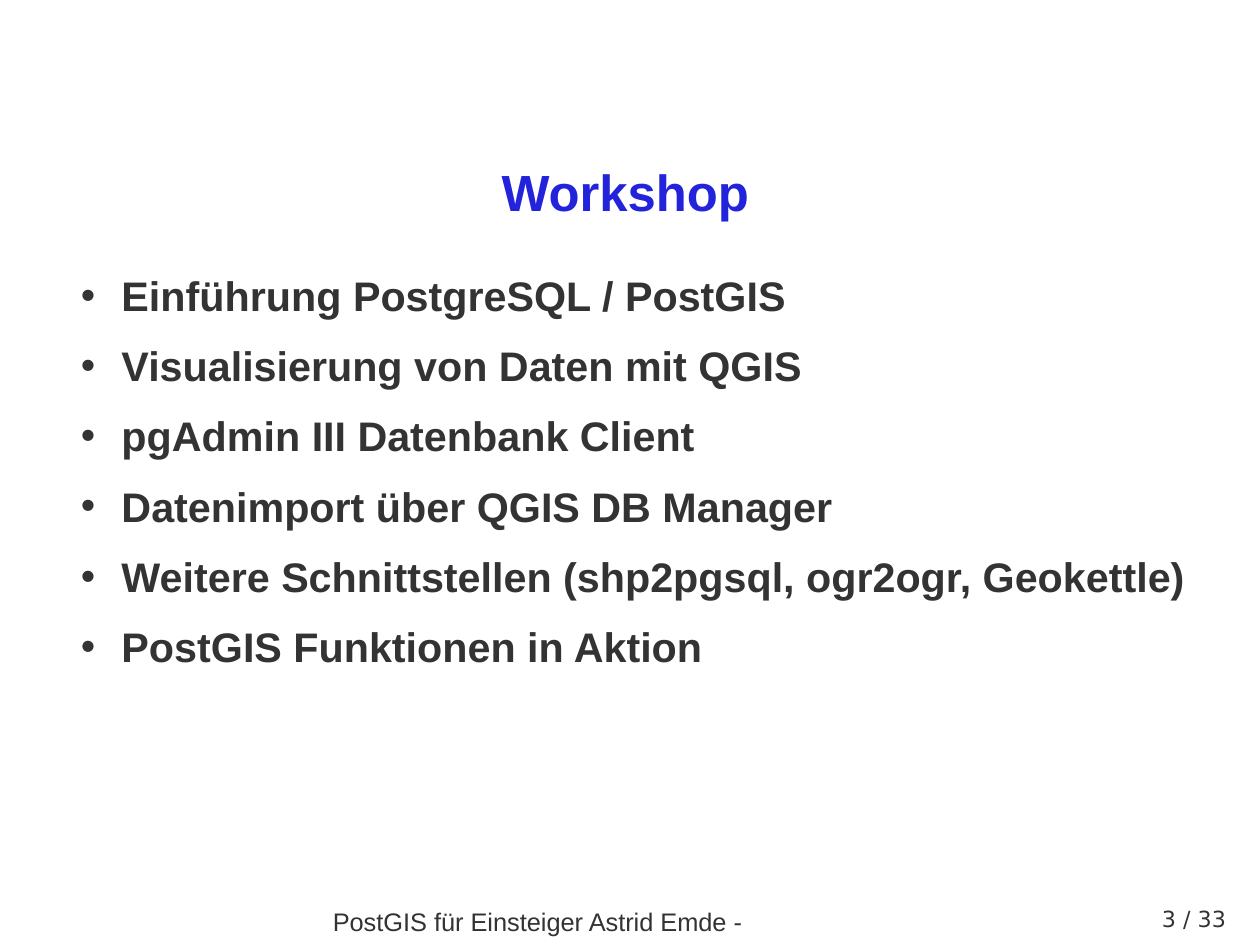
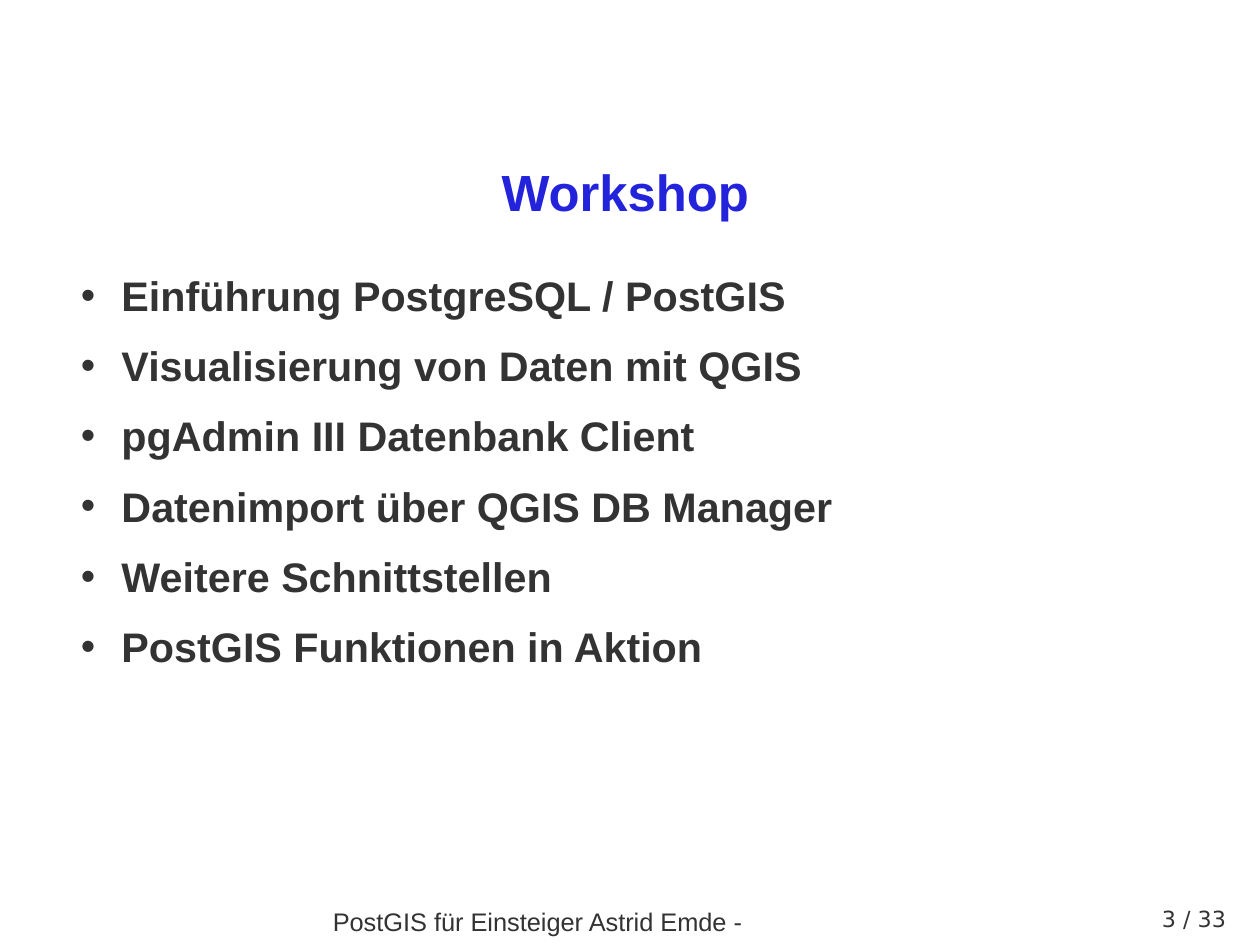
Before and after one commit to astroidex/presentations, a slide deck: slide 3 of AGIT2015/AGIT2015_PostGIS_fuer_Einsteiger_AEmde.odp. Drawn at 1260x945 pixels with LibreOffice and Linux fonts; fonts in the diff are those of the drawing; background and template pictures are left out. Boxes give left, top, right and bottom in pixels: in the first picture for what was removed or moved away, otherwise in the second. Text is boxed around its words. In the diff, an @@ line names an element or a change of style, - is before the commit and + after.

```diff
--- a/AGIT2015/AGIT2015_PostGIS_fuer_Einsteiger_AEmde.odp
+++ b/AGIT2015/AGIT2015_PostGIS_fuer_Einsteiger_AEmde.odp
@@ text at (x1=121, y1=562, x2=551, y2=593): text changed @@
-• Weitere Schnittstellen (shp2pgsql, ogr2ogr, Geokettle)
+• Weitere Schnittstellen
```
Also in this commit, not shown: 5 other slides changed, 1 other file.
